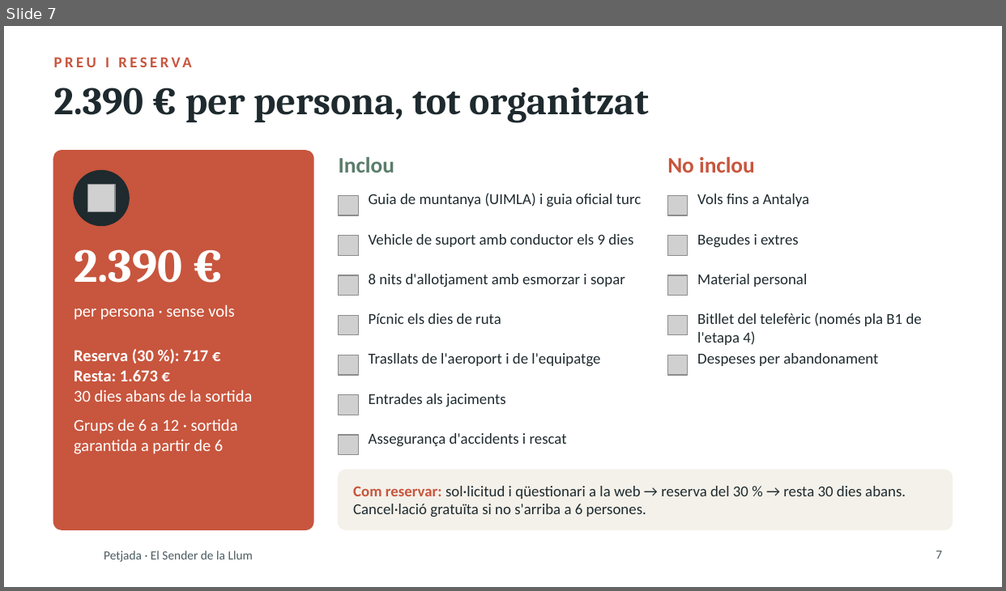
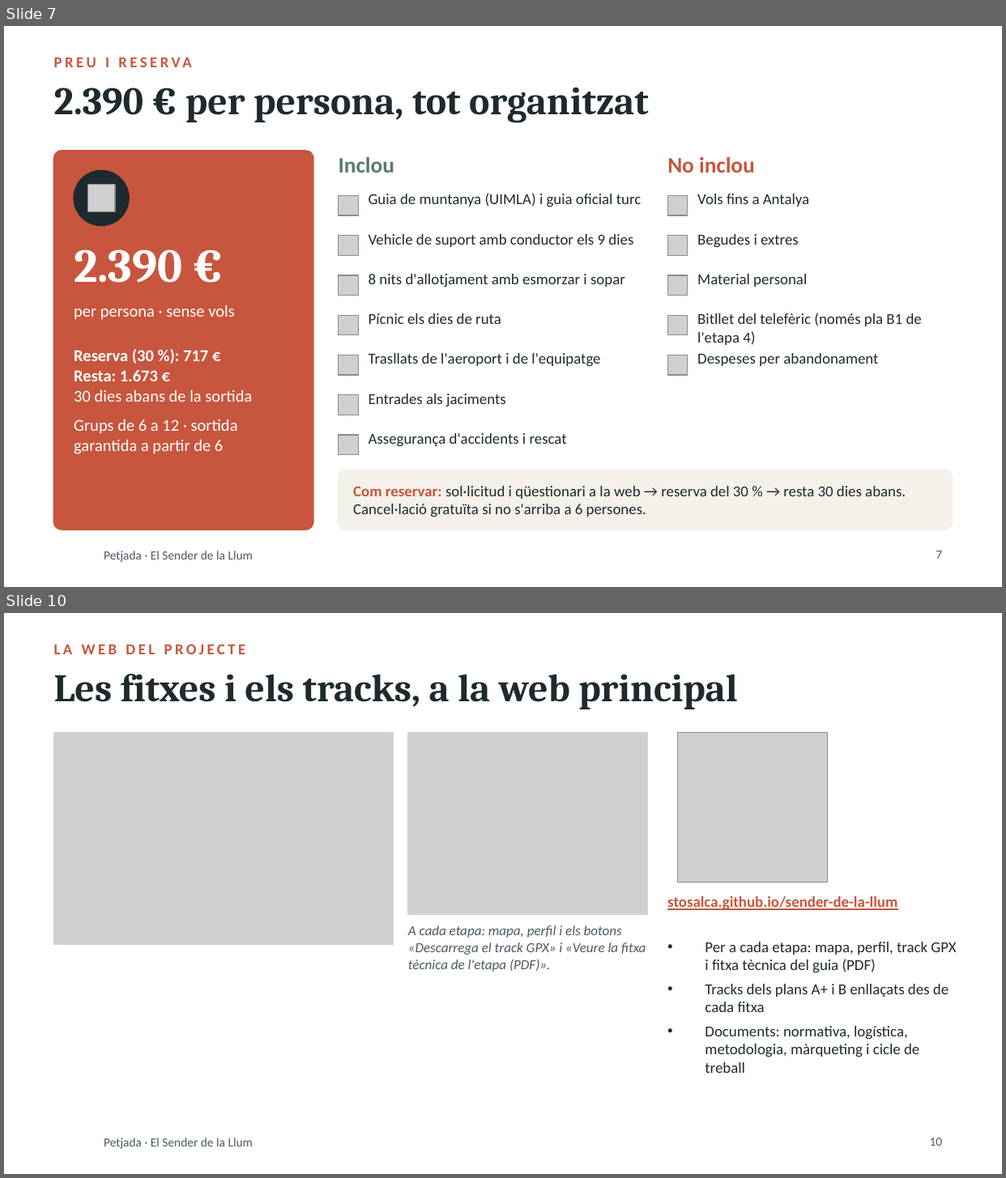
Before and after one commit to stosalca/sender-de-la-llum, a slide deck: Presentacio_2_Petjada.pptx. Shown one above the other, each under a label of ours: slide 7 before the commit, slides 7 and 10 after it; the slides between them are not shown. The pictures are 1006x591 and 1006x1178 pixels, drawn with LibreOffice and Linux fonts; fonts in the diff are those of the drawing; grey boxes stand for pictures; background and template pictures are left out. Boxes give left, top, right and bottom in pixels: in the first picture for what was removed or moved away, otherwise in the second. Text is boxed around its words. In the diff, an @@ line names an element or a change of style, - is before the commit and + after.

```diff
--- a/Presentacio_2_Petjada.pptx
+++ b/Presentacio_2_Petjada.pptx
@@ slide 10 added at bbox=[4, 613, 1002, 1174], background #FFFFFF; not listed: 1 template element that a slide beside it also shows @@
@@ text added at bbox=[54, 644, 246, 654], 11 pt, text #C8553D, bold @@
+LA WEB DEL PROJECTE
@@ title added at bbox=[54, 674, 737, 709], 28 pt, text #1E2A2E, bold @@
+Les fitxes i els tracks, a la web principal
@@ picture added at bbox=[54, 733, 393, 944] @@
@@ rectangle added at bbox=[54, 733, 393, 944], outline #D9D4C8 1 pt @@
@@ picture added at bbox=[408, 733, 648, 914] @@
@@ rectangle added at bbox=[408, 733, 648, 914], outline #D9D4C8 1 pt @@
@@ picture added at bbox=[678, 733, 827, 883] @@
@@ text added at bbox=[667, 897, 897, 910], 11 pt, text #C8553D, bold, underline @@
+stosalca.github.io/sender-de-la-llum
@@ text added at bbox=[408, 926, 646, 972], 10 pt, text #4A5A60, italic @@
+A cada etapa: mapa, perfil i els botons «Descarrega el track GPX» i «Veure la fitxa tècnica de l'etapa (PDF)».
@@ text added at bbox=[705, 942, 956, 1073], 11 pt, text #1E2A2E @@
+• Per a cada etapa: mapa, perfil, track GPX i fitxa tècnica del guia (PDF)
+• Tracks dels plans A+ i B enllaçats des de cada fitxa
+• Documents: normativa, logística, metodologia, màrqueting i cicle de treball
@@ page number added at bbox=[930, 1138, 943, 1146], 9 pt, text #4A5A60 @@
+10
```
Also in this commit, not shown: 18 slides changed, 13 other slides added, 41 other files.
